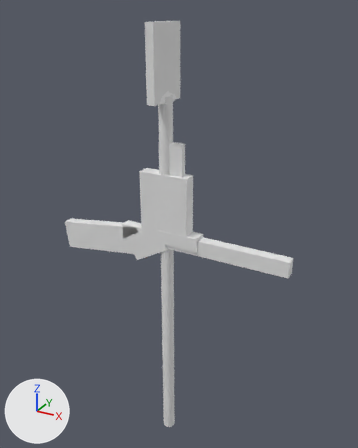
An edit to the glTF model games/silvershottools/environment_testbed/assets/objects.glb, drawn before and after from the same camera.
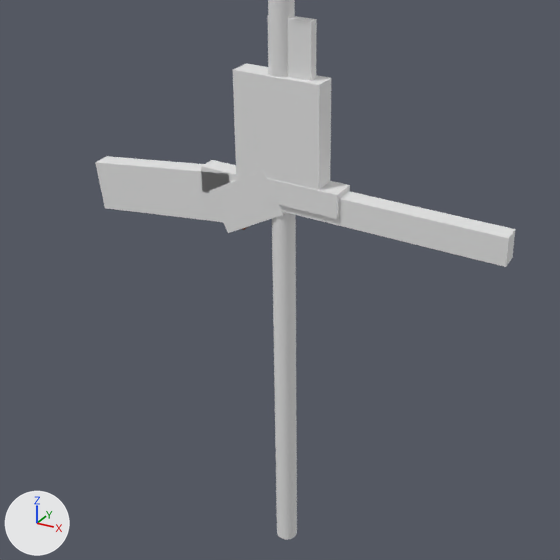
Old and new are each drawn whole from a 50 mm lens placed at (0.811, -1.383, 0.756), pointed at (0.014, 0.065, 0.031) and again close up on the part from 4% to 89% of the width and 30% to 98% of the height. The lights are fixed; the arrows at lower left show +X, +Y and +Z. The older version's two pictures come first. Where no turn or scale is listed for an object, it has been applied to the vertices.

The scene before the commit, as lines of its bpy script (objects in view):
```python
me_cube_003 = bpy.data.meshes.new('Cube.003')
me_cube_003.from_pydata(...)  # a box spanning x -0.022..0.067, y -0.01..0.01, z 0.16..0.348
me_cube_006 = bpy.data.meshes.new('Cube.006')
me_cube_006.from_pydata(...)  # 8 vertices, 12 faces; spans x -0.086..0.086, y -0.024..0.024, z -0.078..0.078
me_cube_009 = bpy.data.meshes.new('Cube.009')
me_cube_009.from_pydata(...)  # a box spanning x -0.315..0.315, y -0.019..0.019, z -0.028..0.028
ob_coll_box_blade = bpy.data.objects.new('COLL_BOX_blade', me_cube_003)
ob_coll_box_blade.location = (0.0, 0.0, 0.0)
ob_coll_box_revolver_handle = bpy.data.objects.new('COLL_BOX_revolver_handle', me_cube_006)
ob_coll_box_revolver_handle.location = (-0.072, 0.0, -0.03)
ob_coll_box_shotgun_barrel = bpy.data.objects.new('COLL_BOX_shotgun_barrel', me_cube_009)
ob_coll_box_shotgun_barrel.location = (0.138, 0.0, -0.004)
# also in view: 'COLL_BOX_shotgun_handle' at (-0.277, 0.0, -0.055); 'COLL_BOX_book' at (0.0, 0.0, 0.119); 'COLL_CYLINDER_shovel_handle' at (0.0, 0.002, -0.19); 'COLL_BOX_revolver_barrel' at (0.056, 0.0, 0.009)
```
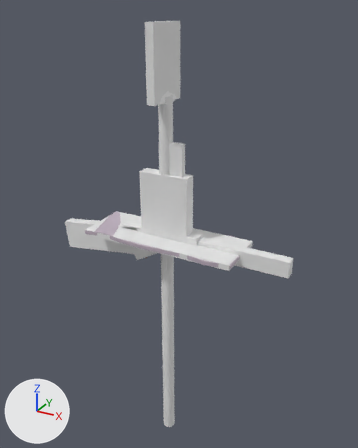
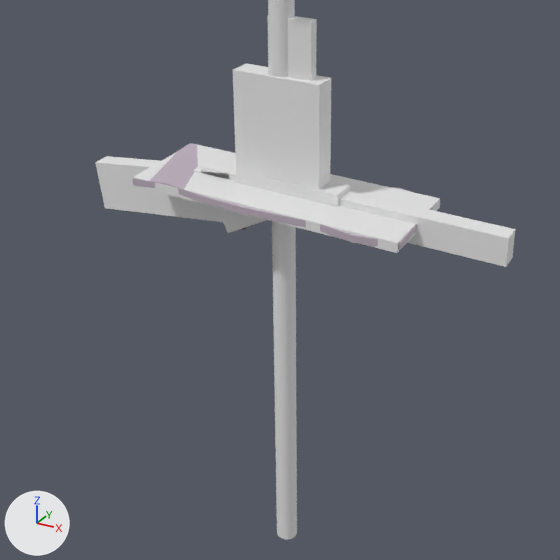
Patch to the scene script:
```diff
--- a/games/silvershottools/environment_testbed/assets/objects.glb.py
+++ b/games/silvershottools/environment_testbed/assets/objects.glb.py
@@ img_combolock_numbers @@
+img_combolock_numbers = load_image('combolock_numbers', '_unpacked/combolock_numbers', 256, 256, 'sRGB')
@@ mat_material_002 @@
+mat_material_002 = principled_material('Material.002')
+mat_material_002.texture = img_combolock_numbers
@@ me_cube_014 @@
+me_cube_014.from_pydata(...)  # a box spanning x -0.285..0.285, y -0.101..0.101, z -0.01..0.01
@@ me_cube_013 @@
+me_cube_013.from_pydata(...)  # 32 vertices, 60 faces; spans x -0.288..0.288, y -0.107..0.109, z -0.009..0.013
+me_cube_013.materials.append(mat_material_002)  # picture img_combolock_numbers
@@ ob_coll_box_combo_code @@
+ob_coll_box_combo_code = bpy.data.objects.new('COLL_BOX_combo_code', me_cube_014)
+ob_coll_box_combo_code.location = (0.0, 0.0, 0.0)
@@ ob_obj_combo_code @@
+ob_obj_combo_code = bpy.data.objects.new('OBJ_combo_code', me_cube_013)
+ob_obj_combo_code.location = (0.0, 0.0, 0.0)
```

Changed parts and their boxes [x1, y1, x2, y2] in the close-ups (560 x 560 px):
'COLL_BOX_combo_code', added
    after: [133, 143, 440, 253]
'OBJ_combo_code', added
    after: [133, 143, 433, 250]
'COLL_BOX_revolver_handle', unchanged, covered by the edit
    before: [209, 171, 285, 233]
    after: [216, 171, 267, 233]
